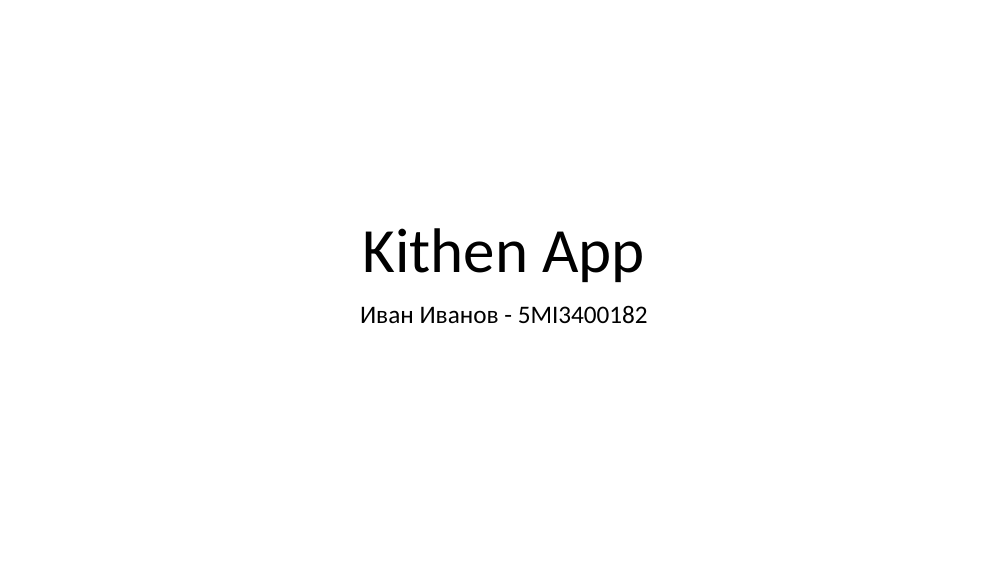
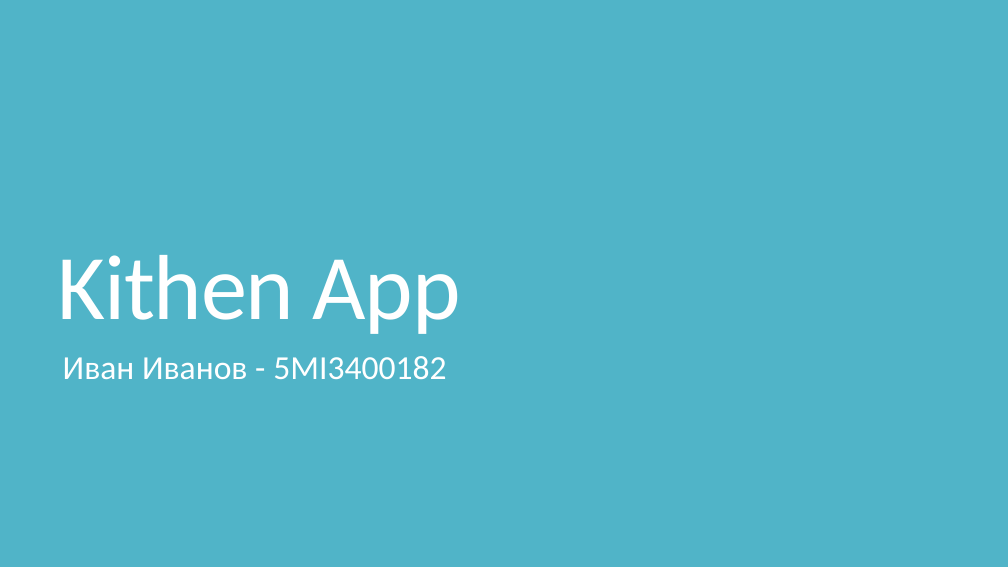
Before and after one commit to ivanovx/FMI-KitchenApp, a slide deck: slide 1 of project/docs/Presentation.pptx. Drawn at 1008x567 pixels with LibreOffice and Linux fonts; fonts in the diff are those of the drawing. Boxes give left, top, right and bottom in pixels: in the first picture for what was removed or moved away, otherwise in the second. Text is boxed around its words. In the diff, an @@ line names an element or a change of style, - is before the commit and + after.

```diff
--- a/project/docs/Presentation.pptx
+++ b/project/docs/Presentation.pptx
@@ background #FFFFFF to #50B4C8 @@
@@ title "Kithen App": place and size @@
-title "Kithen App" at box(363, 228, 645, 282)
+title "Kithen App" at box(57, 255, 461, 334)
@@ title "Kithen App" at box(57, 255, 461, 334): size 60 to 88 pt, text colour #000000 to #FFFFFF, letter spacing 0 to -1.2 pt; alignment centre to left; line spacing 0.9 to 0.8 @@
@@ subtitle "Иван Иванов - 5MI3400182": place and size @@
-subtitle "Иван Иванов - 5MI3400182" at box(360, 305, 648, 324)
+subtitle "Иван Иванов - 5MI3400182" at box(63, 356, 446, 379)
@@ subtitle "Иван Иванов - 5MI3400182" at box(63, 356, 446, 379): size 24 to 32 pt, text colour #000000 to #FFFFFF; alignment centre to left; line spacing 0.9 to 0.85; more space between paragraphs @@
```
Also in this commit, not shown: 6 other slides changed, 2 other files.
